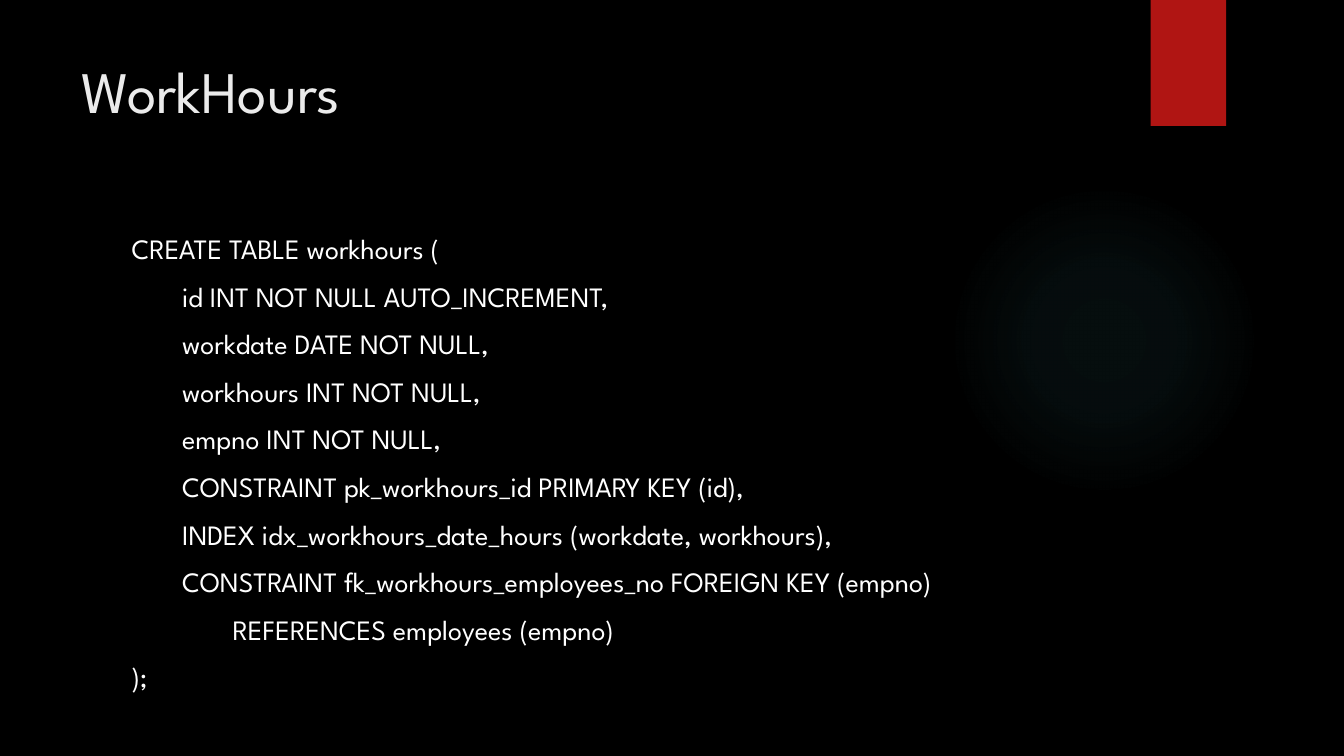
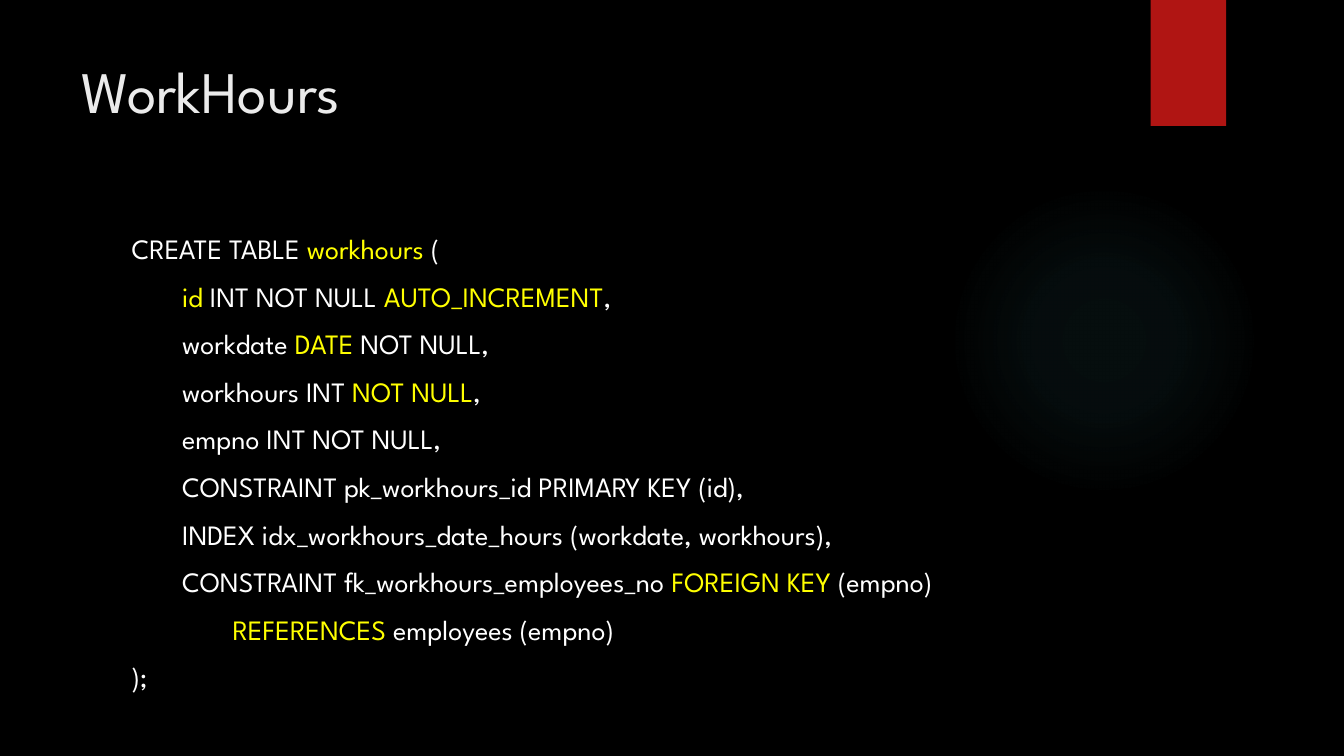
Before and after one commit to zedfoxus/database-bootcamp, a slide deck: slide 18 of Presentation/Database-Bootcamp-Presentation.pptx. Drawn at 1344x756 pixels with LibreOffice and Linux fonts; fonts in the diff are those of the drawing; background and template pictures are left out. Boxes give left, top, right and bottom in pixels: in the first picture for what was removed or moved away, otherwise in the second. Text is boxed around its words. In the diff, an @@ line names an element or a change of style, - is before the commit and + after.

```diff
--- a/Presentation/Database-Bootcamp-Presentation.pptx
+++ b/Presentation/Database-Bootcamp-Presentation.pptx
@@ text at (x1=132, y1=239, x2=932, y2=646): text colour #FFFFFF to #FFFF00 in "workhours", "id AUTO_INCREMENT,", "DATE", "NOT NULL," and 2 more places @@
```
Also in this commit, not shown: 5 other slides changed, 4 slides added.
